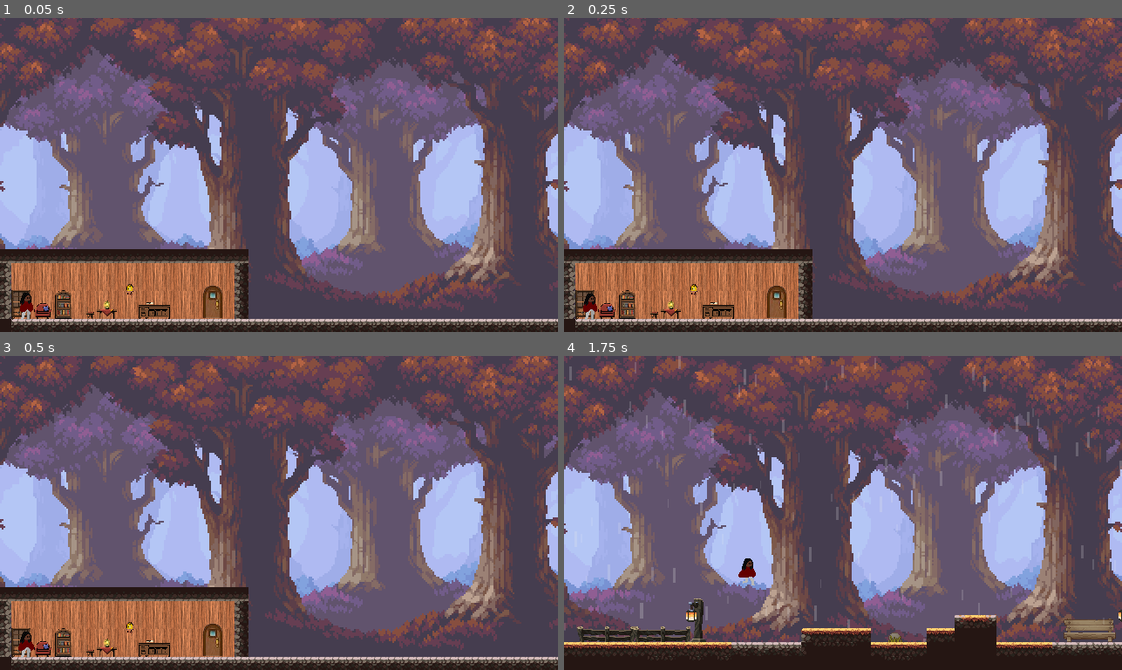
Above: before the commit, frames 1-4 (two rows, left to right).
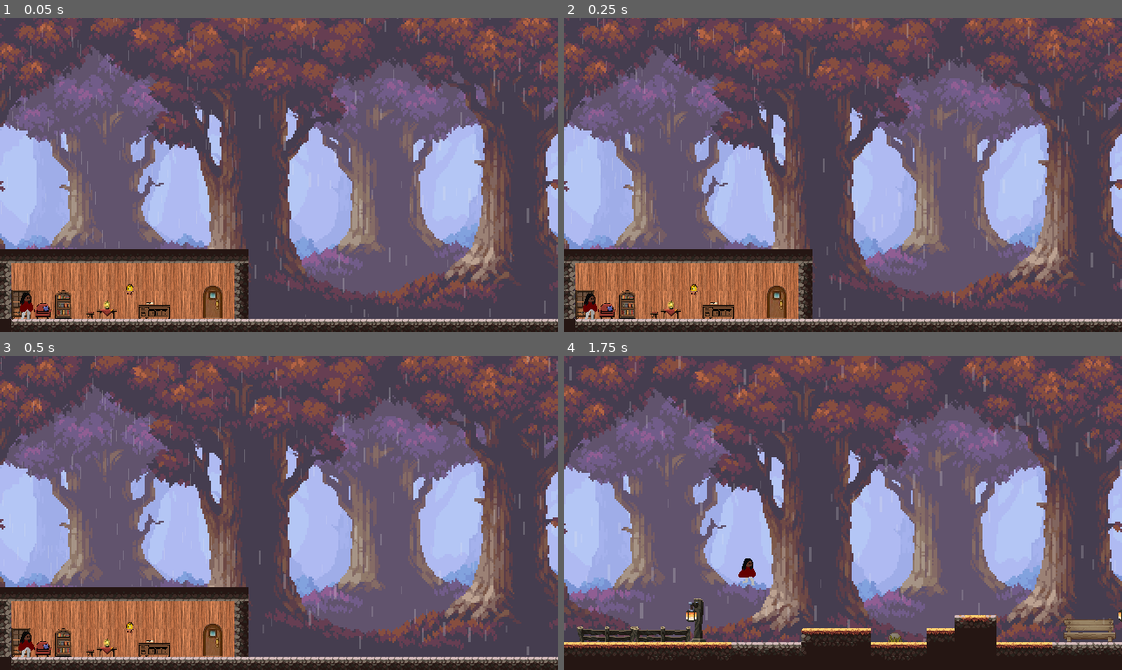
Above: after the commit, the same moments.

Repository: victorcto/eternal-rain
Game: Godot game, scene res://levels/level_0.tscn
Two runs of this game, one before a commit and one after it. Both use one fixed random seed, a clock stepped at 60 frames per second and the inputs below. The project has no main scene, so this scene is started directly.
Inputs:
- Up to frame 1 (0.05 s): no input
- Up to frame 2 (0.25 s): no input
- Up to frame 3 (0.5 s): no input
- Up to frame 4 (1.75 s): tap Enter (ui_accept) at 0.5, 0.77, 1.52 s; hold I (Interaction) 0.53-1.28 s; hold Right (ui_right) from 0.53 s (still down); tap O (advance_message) at 1.35 s

The runs differ from the first frame. In frame 1, 0.8% of the frame differs, in the area x 0-100%, y 0-96%; in frame 2, 0.8%; in frame 3, 0.9%; in frame 4, nothing differs.

Commit message:
chuva adicionada

Diff:
--- a/levels/level_0.tscn
+++ b/levels/level_0.tscn
@@ -7,7 +7,8 @@
 [ext_resource type="Texture2D" uid="uid://coviyrhsn1ikk" path="res://assets/background/background_layer_1.png" id="5_ddinc"]
 [ext_resource type="Texture2D" uid="uid://bmdfxjutrpvxx" path="res://assets/background/background_layer_2.png" id="6_3fxcn"]
 [ext_resource type="Texture2D" uid="uid://ca4nkwqrc33g4" path="res://assets/background/background_layer_3.png" id="7_fhjga"]
-[ext_resource type="PackedScene" uid="uid://dbpq4txtknvup" path="res://prefabs/goal.tscn" id="8_c1t13"]
+[ext_resource type="PackedScene" path="res://prefabs/goal.tscn" id="8_c1t13"]
+[ext_resource type="Shader" path="res://shaders/rain.gdshader" id="9_oj62v"]
 
 [sub_resource type="TileSetAtlasSource" id="TileSetAtlasSource_fyjal"]
 texture = ExtResource("1_6fwwx")
@@ -8736,6 +8737,20 @@
 [sub_resource type="TileSet" id="TileSet_yqlvr"]
 sources/0 = SubResource("TileSetAtlasSource_qdh85")
 
+[sub_resource type="ShaderMaterial" id="ShaderMaterial_m4m6r"]
+shader = ExtResource("9_oj62v")
+shader_parameter/rain_amount = 200.0
+shader_parameter/near_rain_length = 0.05
+shader_parameter/far_rain_length = 0.025
+shader_parameter/near_rain_width = 0.5
+shader_parameter/far_rain_width = 0.25
+shader_parameter/near_rain_transparency = 0.5
+shader_parameter/far_rain_transparency = 0.25
+shader_parameter/rain_color = Color(0.8, 0.8, 0.8, 0.490196)
+shader_parameter/base_rain_speed = 0.5
+shader_parameter/additional_rain_speed = 0.25
+shader_parameter/slant = 4.75e-08
+
 [node name="World-01" type="Node2D"]
 
 [node name="level" type="TileMap" parent="."]
@@ -8790,3 +8805,17 @@
 scale = Vector2(2, 2)
 texture = ExtResource("7_fhjga")
 centered = false
+
+[node name="rain" type="ColorRect" parent="."]
+material = SubResource("ShaderMaterial_m4m6r")
+offset_left = 287.0
+offset_right = 1249.0
+offset_bottom = 343.0
+color = Color(1, 1, 1, 0)
+
+[node name="rain2" type="ColorRect" parent="."]
+material = SubResource("ShaderMaterial_m4m6r")
+offset_top = -42.0
+offset_right = 283.0
+offset_bottom = 264.0
+color = Color(1, 1, 1, 0)
Not shown: 1 places in levels/level_0.tscn that only renumber resources
